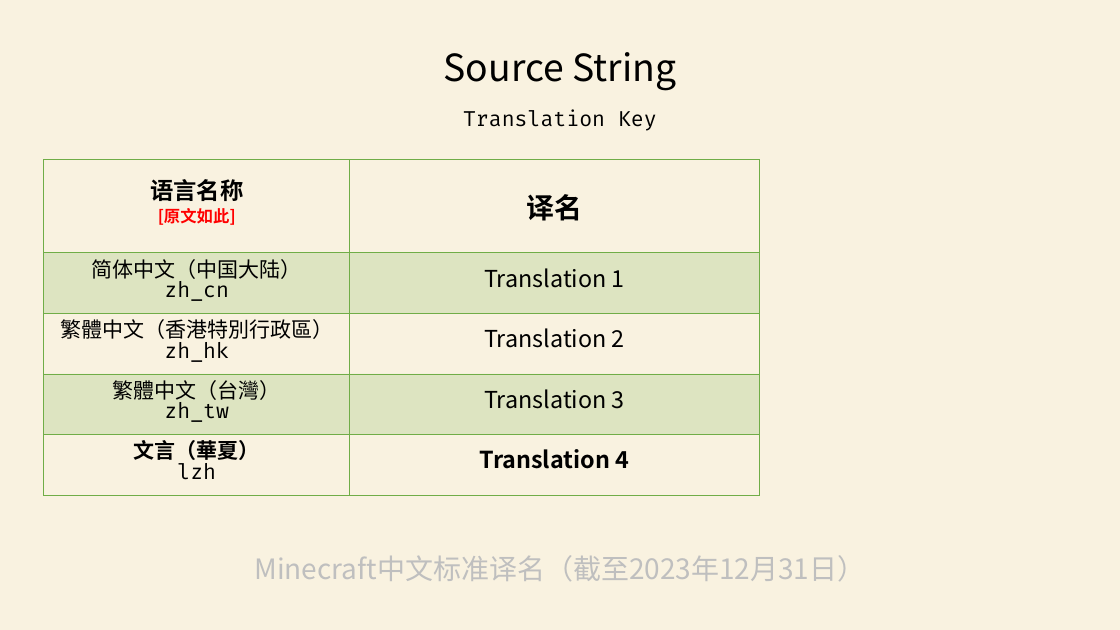
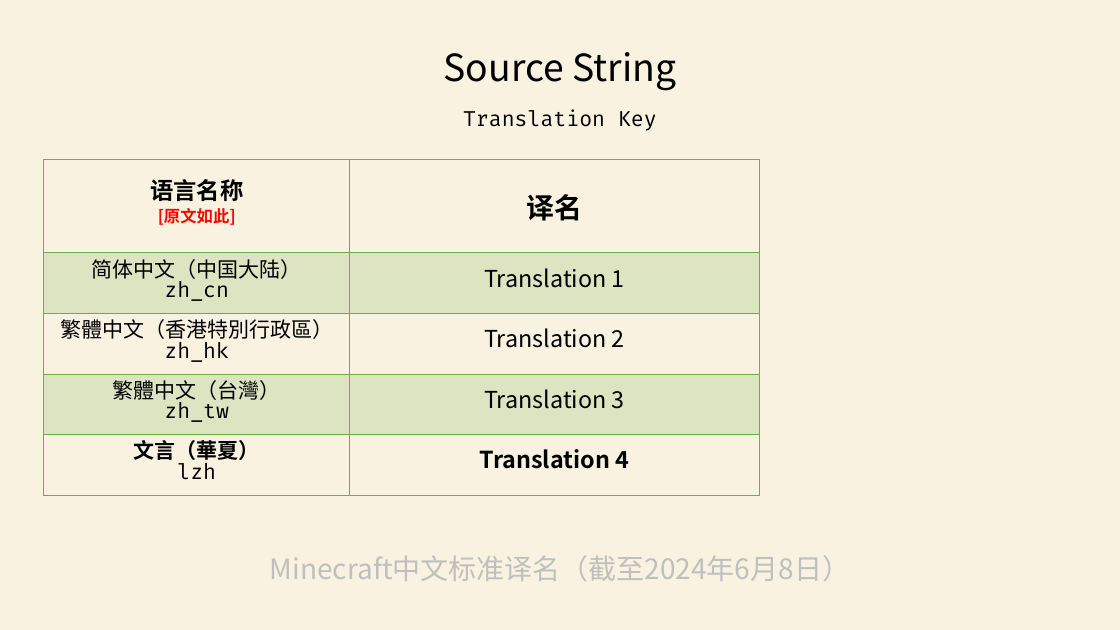
Before and after one commit to SkyEye-FAST/minecraft_translation_ppt, a slide deck: slide 1 of ppt/item/template.pptx. Drawn at 1120x630 pixels with LibreOffice and Linux fonts; fonts in the diff are those of the drawing. Boxes give left, top, right and bottom in pixels: in the first picture for what was removed or moved away, otherwise in the second. Text is boxed around its words. In the diff, an @@ line names an element or a change of style, - is before the commit and + after.

```diff
--- a/ppt/item/template.pptx
+++ b/ppt/item/template.pptx
@@ text at (270, 555, 850, 581): text changed @@
-Minecraft中文标准译名（截至2023年12月31日）
+Minecraft中文标准译名（截至2024年6月8日）
```
Also in this commit, not shown: 12 other files.
